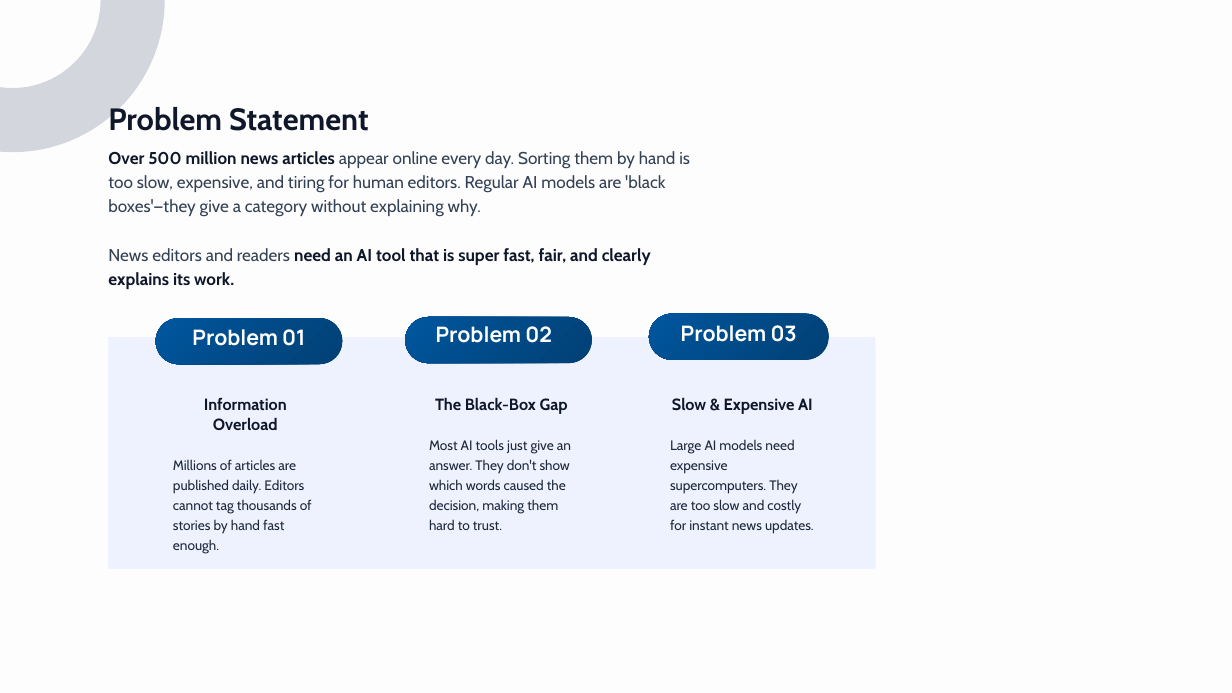
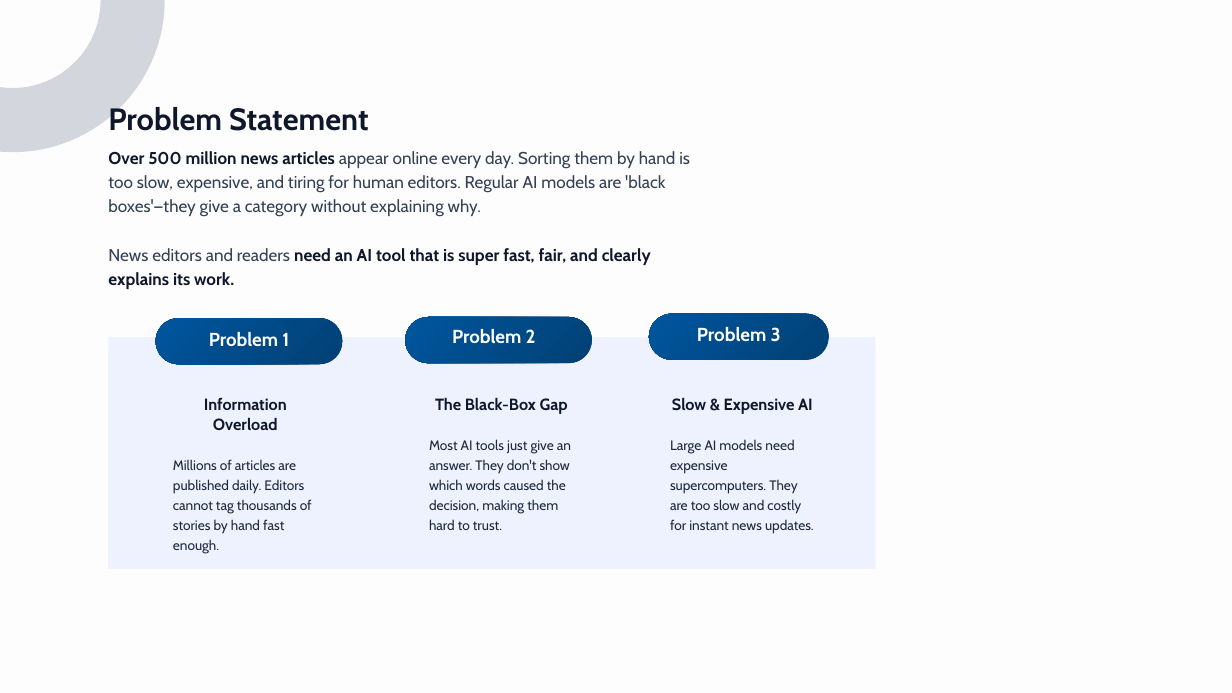
Before and after one commit to Abhijeet0848/NewsLens, a slide deck: slide 4 of docs/NewsScope_Presentation.pptx. Drawn at 1232x693 pixels with LibreOffice and Linux fonts; fonts in the diff are those of the drawing. Boxes give left, top, right and bottom in pixels: in the first picture for what was removed or moved away, otherwise in the second. Text is boxed around its words. In the diff, an @@ line names an element or a change of style, - is before the commit and + after.

```diff
--- a/docs/NewsScope_Presentation.pptx
+++ b/docs/NewsScope_Presentation.pptx
@@ text at [452,329,536,343]: text changed; size 24.9 to 22 pt; font Manrope to Cabin @@
-Problem 02
+Problem 2
@@ text at [697,327,781,342]: text changed; size 24.9 to 22 pt; font Manrope to Cabin @@
-Problem 03
+Problem 3
@@ text at [209,332,289,346]: text changed; size 24.9 to 22 pt; font Manrope to Cabin @@
-Problem 01
+Problem 1
```
Also in this commit, not shown: 3 other slides changed, 5 other files.
